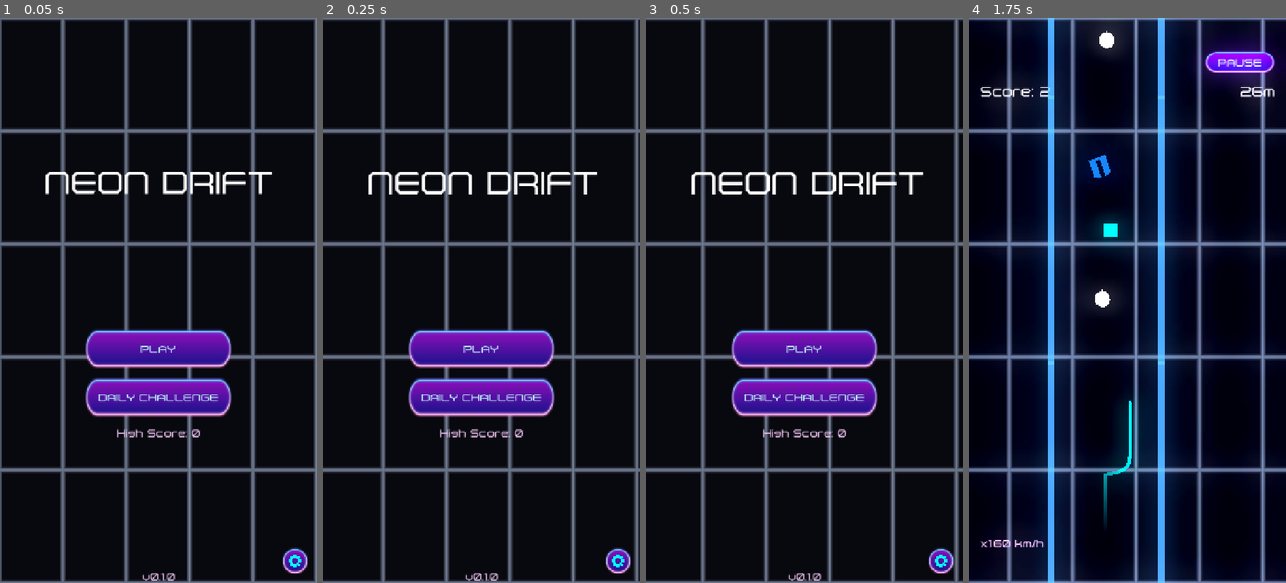
Above: before the commit, frames 1-4 (left to right).
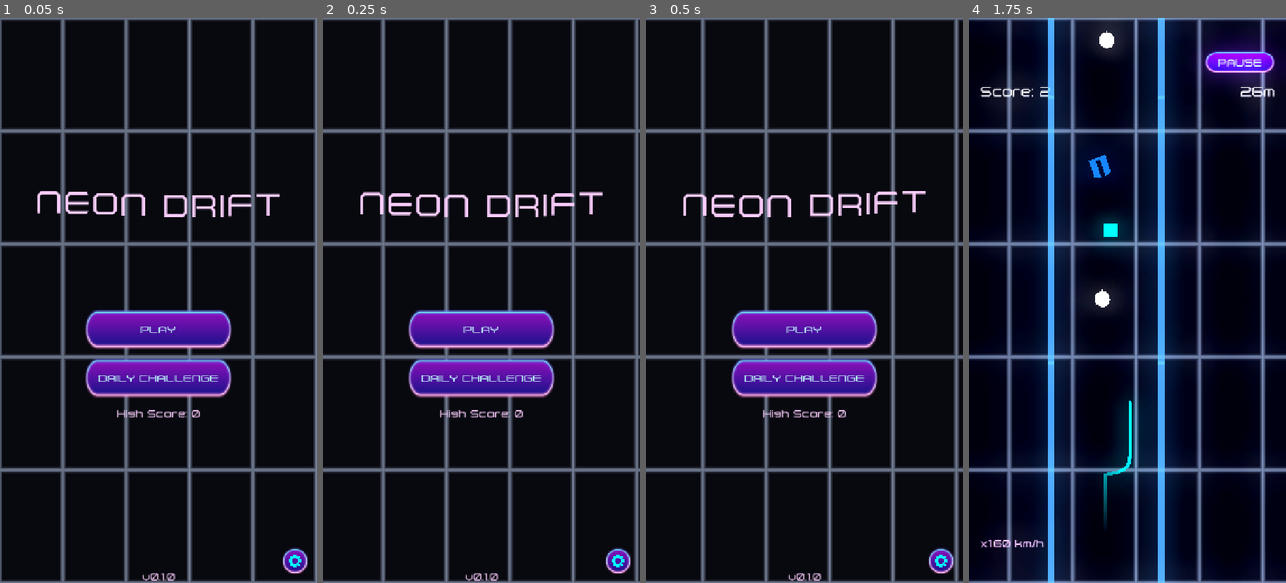
Above: after the commit, the same moments.

Repository: topher235/neon-drifter
Game: Godot game, scene res://scenes/main/main.tscn
Same seed, same stepped clock (60 frames per second), same inputs: the game is played once before the commit and once after it.
Inputs (mouse positions are in pixels of both pictures, inside the frame that each line leads up to):
- Up to frame 1 (0.05 s): no input
- Up to frame 2 (0.25 s): no input
- Up to frame 3 (0.5 s): no input
- Up to frame 4 (1.75 s): click "PLAY" at 0.5 s; tap Enter (ui_accept) at 1.25, 1.52 s; move the mouse to (1197, 272) at 1.27 s; press the mouse at (1197, 272) at 1.28 s

The runs differ from the first frame. In frame 1, 11% of the frame differs, in the area x 11-89%, y 27-75%; in frame 2, 11%; in frame 3, 11%; in frame 4, nothing differs.

Commit message:
Sin wave title animation

Diff:
--- a/scenes/ui/main_menu.gd
+++ b/scenes/ui/main_menu.gd
@@ -8,6 +8,9 @@
 @onready var title_label: Label = %TitleLabel
 @onready var settings_button: Button = %SettingsButton
 @onready var settings_modal: Control = $SettingsModal
+
+var title_character_labels: Array[Label] = []
+var title_original_y: float = 0.0
 
 func _ready() -> void:
     play_button.pressed.connect(_on_play_pressed)
@@ -33,10 +36,55 @@
         daily_checkmark.visible = false
 
 func _animate_title() -> void:
-    # Pulse animation for title
-    var tween = create_tween().set_loops()
-    tween.tween_property(title_label, "scale", Vector2(1.05, 1.05), 1.0)
-    tween.tween_property(title_label, "scale", Vector2(1.0, 1.0), 1.0)
+    # Create individual labels for each character
+    if not title_label:
+        return
+
+    var title_text = title_label.text
+
+    # Get original label properties
+    var original_font = title_label.get_theme_font("font")
+    var original_font_size = 72 # title_label.get_theme_font_size("font_size")
+    var original_color = title_label.get_theme_color("font_color")
+
+    # Get the title_label's parent (should be a Control wrapper)
+    var wrapper = title_label.get_parent()
+    if not wrapper:
+        return
+
+    # Hide the original label
+    title_label.visible = false
+
+    # Create a container inside the wrapper
+    var container = HBoxContainer.new()
+    container.alignment = BoxContainer.ALIGNMENT_CENTER
+    container.set_anchors_preset(Control.PRESET_FULL_RECT)
+    wrapper.add_child(container)
+
+    # Create a label for each character
+    for i in range(title_text.length()):
+        var char_label = Label.new()
+        char_label.text = title_text[i]
+
+        # Copy styling from original label
+        if original_font:
+            char_label.add_theme_font_override("font", original_font)
+        if original_font_size > 0:
+            char_label.add_theme_font_size_override("font_size", original_font_size)
+        char_label.add_theme_color_override("font_color", original_color)
+
+        container.add_child(char_label)
+        title_character_labels.append(char_label)
+
+func _process(_delta: float) -> void:
+    # Animate each character with a phase offset
+    var time = Time.get_ticks_msec() / 1000.0
+
+    for i in range(title_character_labels.size()):
+        var char_label = title_character_labels[i]
+        var phase_offset = i * 0.3  # Offset each character's wave
+        var wave_offset = sin(time * 2.0 + phase_offset) * 8.0
+        char_label.position.y = wave_offset
 
 func _on_play_pressed() -> void:
     AudioManager.play_sfx("ui_click")
--- a/scenes/ui/main_menu.tscn
+++ b/scenes/ui/main_menu.tscn
@@ -43,22 +43,33 @@
 
 [node name="VBoxContainer" type="VBoxContainer" parent="."]
 layout_mode = 1
+anchors_preset = 14
+anchor_top = 0.5
+anchor_right = 1.0
+anchor_bottom = 0.5
+offset_top = -270.5
+offset_bottom = 270.5
+grow_horizontal = 2
+grow_vertical = 2
+theme_override_constants/separation = 20
+
+[node name="TitleLabelContainer" type="Control" parent="VBoxContainer"]
+layout_mode = 2
+
+[node name="TitleLabel" type="Label" parent="VBoxContainer/TitleLabelContainer"]
+unique_name_in_owner = true
+layout_mode = 1
 anchors_preset = 8
 anchor_left = 0.5
 anchor_top = 0.5
 anchor_right = 0.5
 anchor_bottom = 0.5
-offset_left = -75.0
-offset_top = -204.5
-offset_right = 75.0
-offset_bottom = 204.5
+offset_left = -260.0
+offset_top = -44.5
+offset_right = 260.0
+offset_bottom = 44.5
 grow_horizontal = 2
 grow_vertical = 2
-theme_override_constants/separation = 20
-
-[node name="TitleLabel" type="Label" parent="VBoxContainer"]
-unique_name_in_owner = true
-layout_mode = 2
 text = "NEON DRIFT"
 label_settings = SubResource("LabelSettings_fe2o3")
 horizontal_alignment = 1
Not shown, changed: tasks.md
